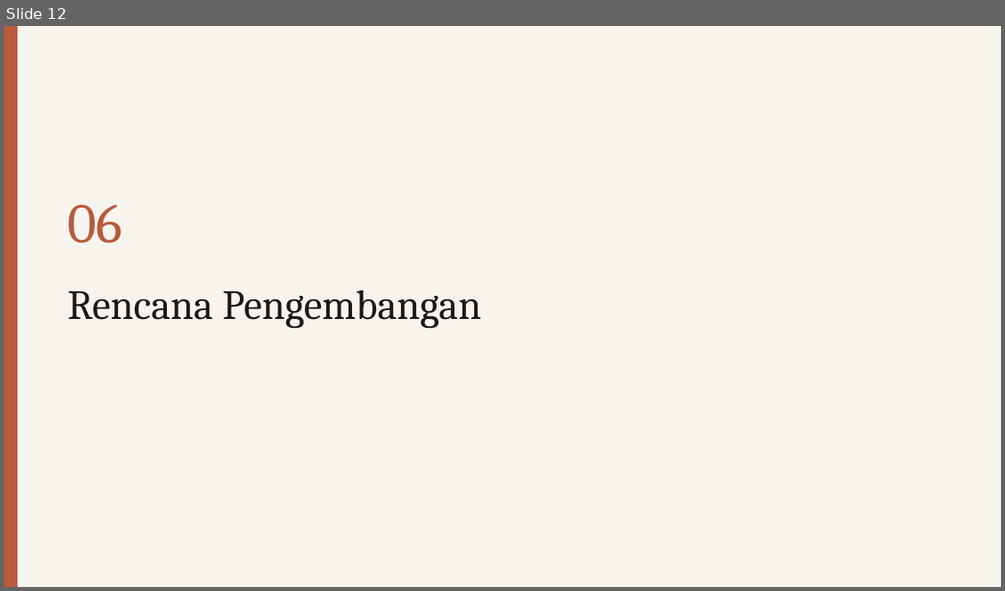
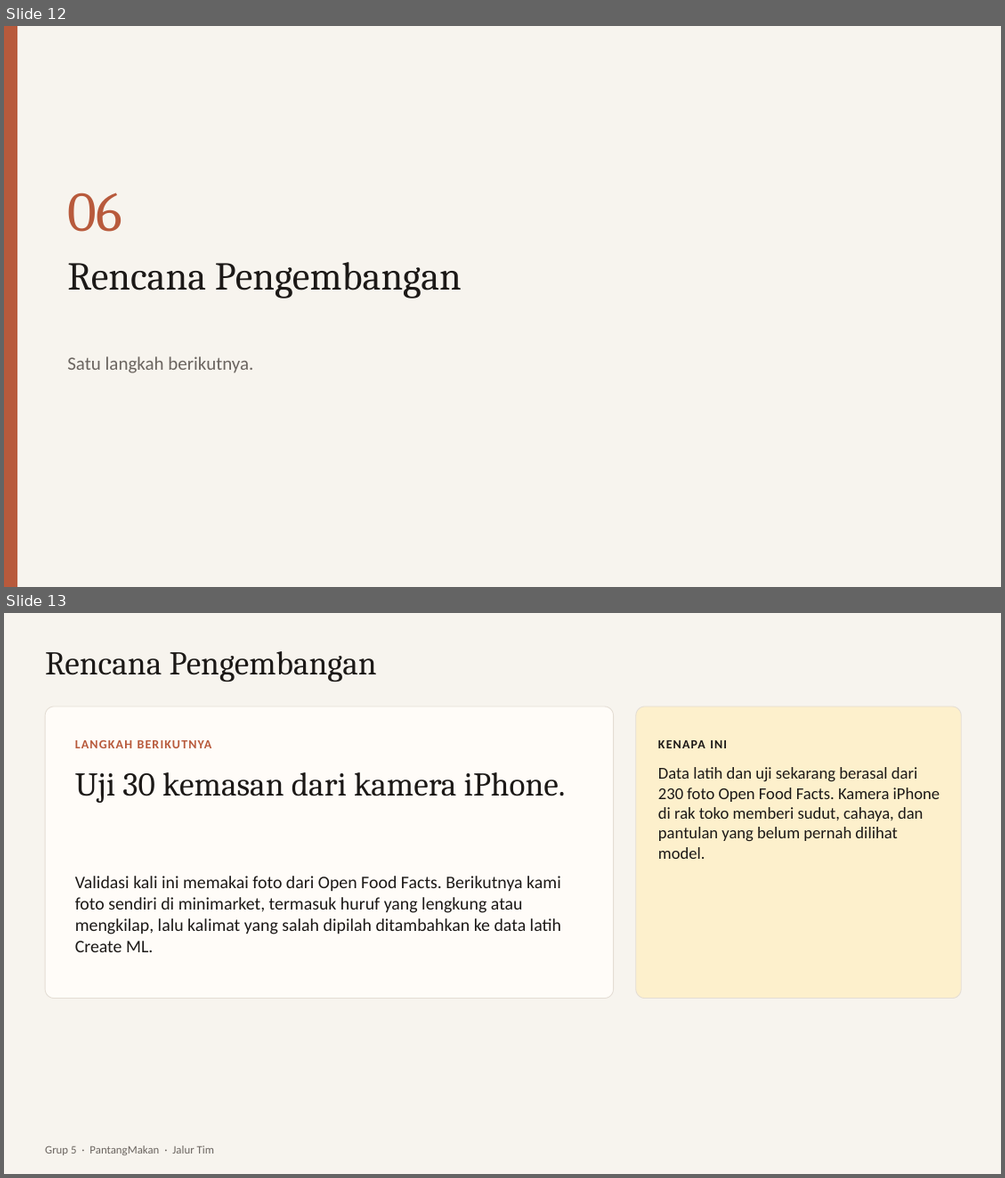
Before and after one commit to dendyramdhan/PantangMakan, a slide deck: presentasi/PantangMakan.pptx. Shown one above the other, each under a label of ours: slide 12 before the commit, slides 12 and 13 after it. The pictures are 1005x591 and 1005x1178 pixels, drawn with LibreOffice and Linux fonts; fonts in the diff are those of the drawing. Boxes give left, top, right and bottom in pixels: in the first picture for what was removed or moved away, otherwise in the second. Text is boxed around its words. In the diff, an @@ line names an element or a change of style, - is before the commit and + after.

Commit message:
Deck dirombak (visual, validasi 8→10, rencana uji kamera), README/BRIEF/naskah sesuai alur baru

```diff
--- a/presentasi/PantangMakan.pptx
+++ b/presentasi/PantangMakan.pptx
@@ slide 13 added at bbox=[4, 613, 1001, 1174], background #F7F4EE @@
@@ text added at bbox=[45, 651, 377, 682], 32 pt, text #1C1917 @@
+Rencana Pengembangan
@@ rounded rectangle added at bbox=[45, 706, 614, 998], fill #FFFCF8, outline #E4DDD4 0.75 pt @@
@@ rounded rectangle added at bbox=[636, 706, 961, 998], fill #FDF0CC, outline #E4DDD4 0.75 pt @@
@@ text added at bbox=[75, 740, 212, 748], 12 pt, text #B85A3C, bold @@
+LANGKAH BERIKUTNYA
@@ text added at bbox=[658, 740, 727, 748], 12 pt, text #1C1917, bold @@
+KENAPA INI
@@ text added at bbox=[75, 772, 566, 803], 32 pt, text #1C1917 @@
+Uji 30 kemasan dari kamera iPhone.
@@ text added at bbox=[658, 767, 940, 859], 16 pt, text #1C1917 @@
+Data latih dan uji sekarang berasal dari 230 foto Open Food Facts. Kamera iPhone di rak toko memberi sudut, cahaya, dan pantulan yang belum pernah dilihat model.
@@ text added at bbox=[75, 876, 561, 952], 17 pt, text #1C1917 @@
+Validasi kali ini memakai foto dari Open Food Facts. Berikutnya kami foto sendiri di minimarket, termasuk huruf yang lengkung atau mengkilap, lalu kalimat yang salah dipilah ditambahkan ke data latih Create ML.
@@ text added at bbox=[45, 1145, 214, 1155], 11 pt, text #6B6560 @@
+Grup 5 · PantangMakan · Jalur Tim
@@ slide 12 changed as well @@
@@ text "06": place and size @@
-text "06" at bbox=[67, 204, 122, 243]
+text "06" at bbox=[67, 192, 122, 232]
@@ text "Rencana Pengembangan": place and size @@
-text "Rencana Pengembangan" at bbox=[67, 289, 481, 328]
+text "Rencana Pengembangan" at bbox=[67, 262, 461, 298]
@@ text "Rencana Pengembangan" at bbox=[67, 262, 461, 298]: size 40 to 38 pt; vertical alignment middle to top @@
@@ text added at bbox=[67, 356, 253, 373], 18 pt, text #6B6560 @@
+Satu langkah berikutnya.
```
Also in this commit, not shown: 9 other slides changed, 2 other slides added, 3 slides removed, 7 other files.
